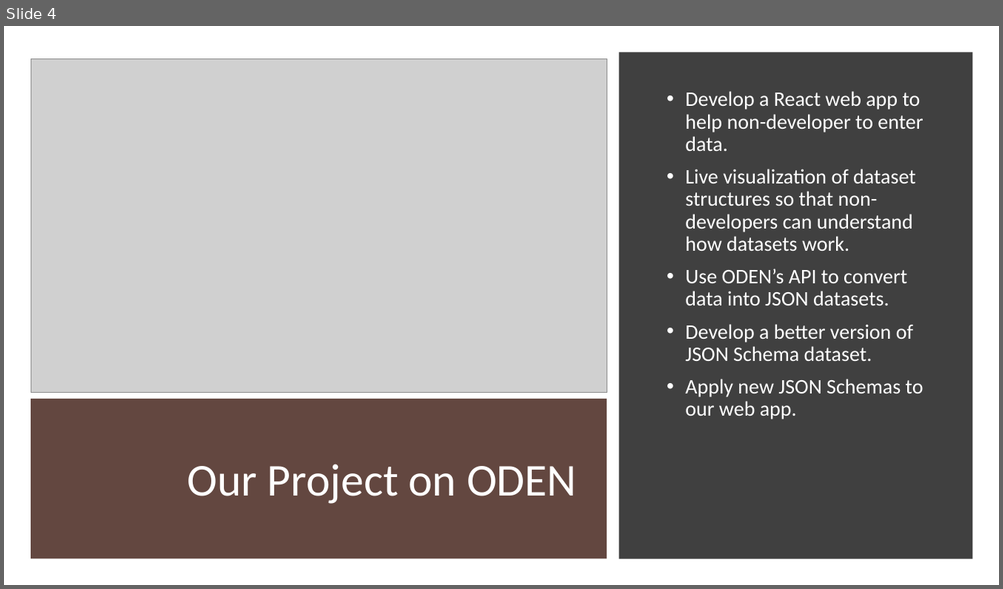
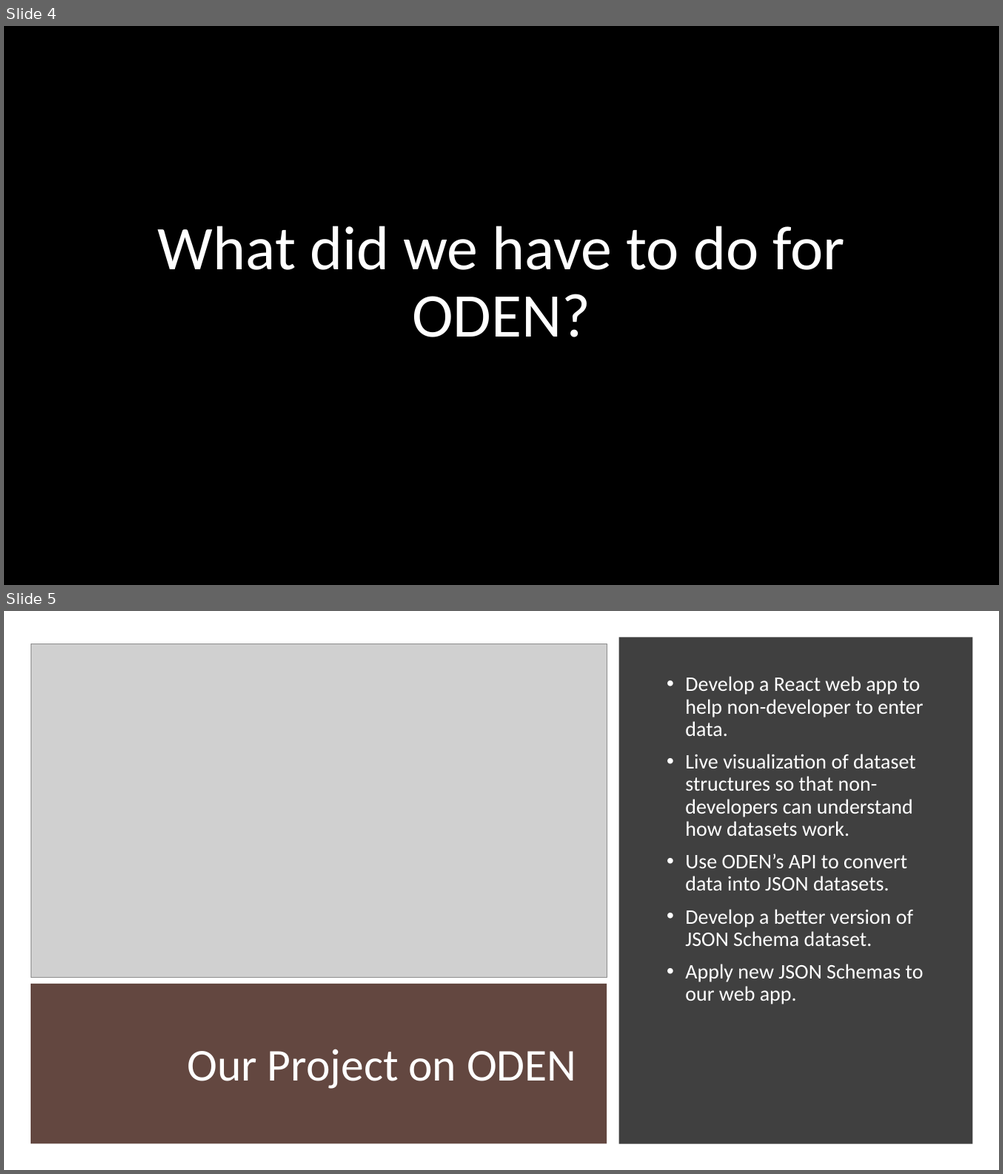
Before and after one commit to mikah13/test-skt, a slide deck: presentationPrep/OpenDataEditorPresentation.pptx. Shown one above the other, each under a label of ours: slide 4 before the commit, slides 4 and 5 after it. The pictures are 1003x589 and 1003x1174 pixels, drawn with LibreOffice and Linux fonts; fonts in the diff are those of the drawing; grey boxes stand for pictures; background and template pictures are left out. Boxes give left, top, right and bottom in pixels: in the first picture for what was removed or moved away, otherwise in the second. Text is boxed around its words. In the diff, an @@ line names an element or a change of style, - is before the commit and + after.

```diff
--- a/presentationPrep/OpenDataEditorPresentation.pptx
+++ b/presentationPrep/OpenDataEditorPresentation.pptx
@@ slide 4 added at [4, 26, 999, 585], background picture (left out) @@
@@ title added at [158, 226, 844, 338], 60 pt, text #FFFFFF @@
+What did we have to do for ODEN?
@@ what was slide 4 is now slide 5 @@
```
Also in this commit, not shown: 4 slides changed, 5 other slides added, 1 other file.
